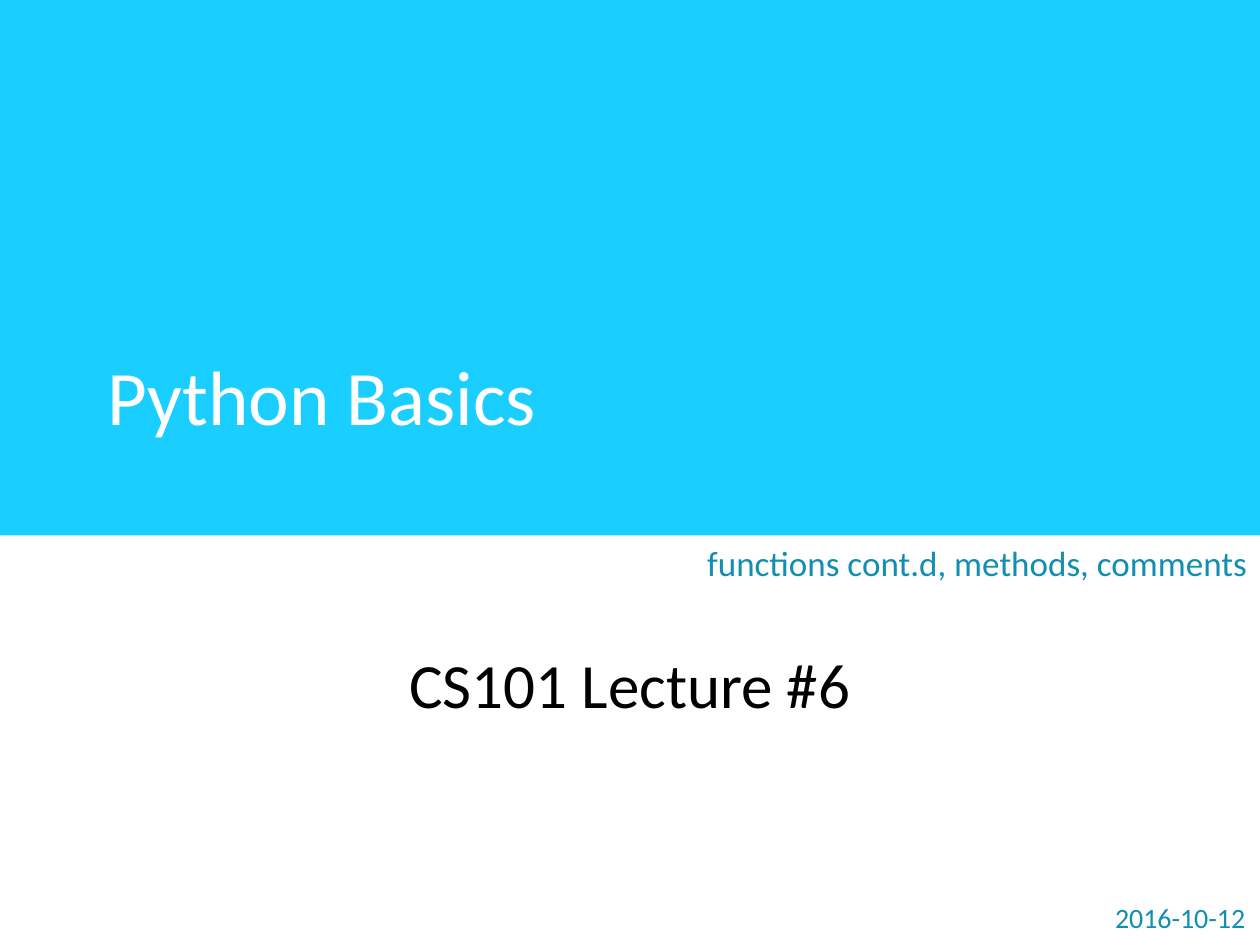
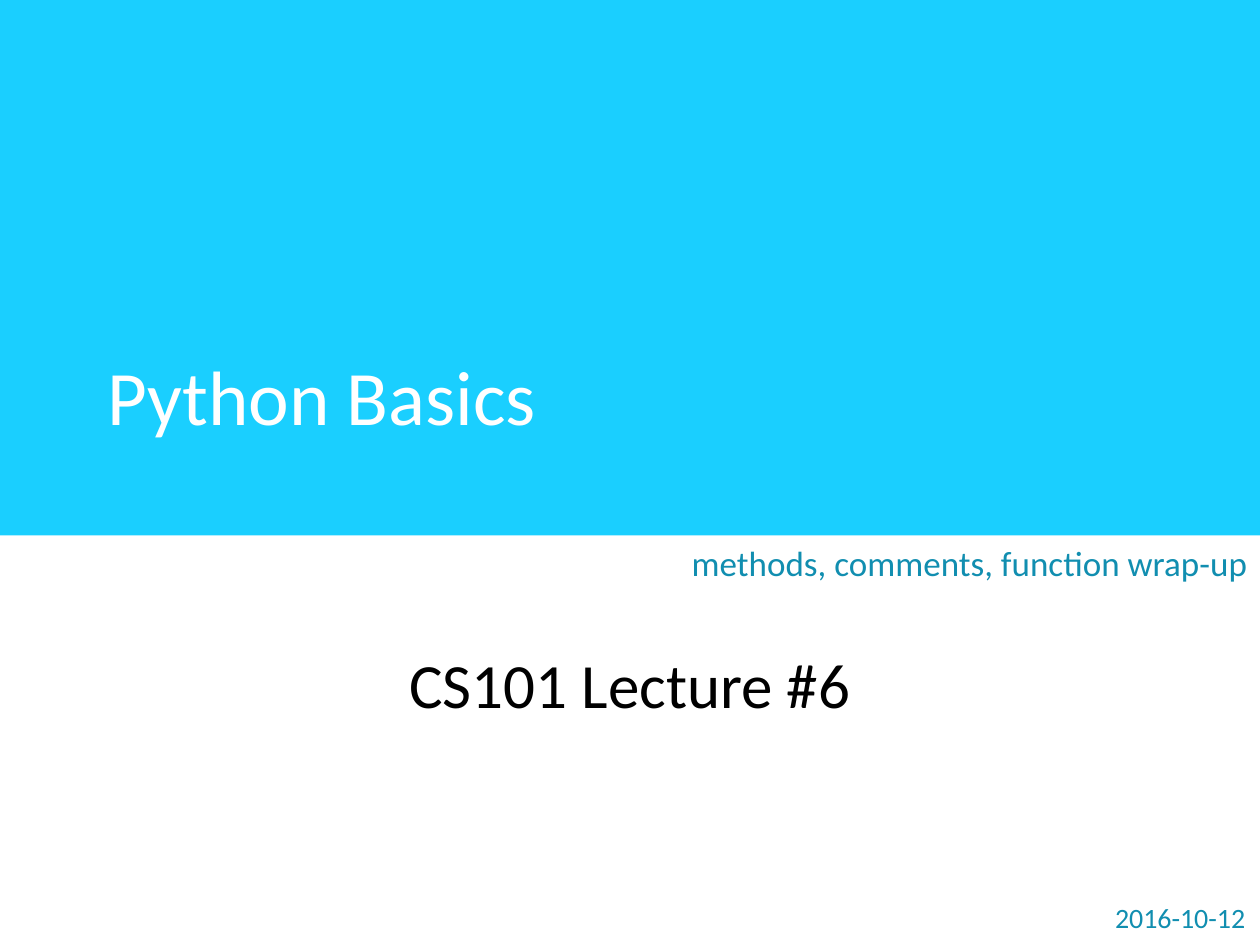
Before and after one commit to zichengliao/zuics101-fa17, a slide deck: slide 1 of lectures/lec06/lec06.pptx. Drawn at 1260x945 pixels with LibreOffice and Linux fonts; fonts in the diff are those of the drawing. Boxes give left, top, right and bottom in pixels: in the first picture for what was removed or moved away, otherwise in the second. Text is boxed around its words. In the diff, an @@ line names an element or a change of style, - is before the commit and + after.

```diff
--- a/lectures/lec06/lec06.pptx
+++ b/lectures/lec06/lec06.pptx
@@ subtitle at [692, 551, 1247, 582]: text changed @@
-functions cont.d, methods, comments
+methods, comments, function wrap-up
```
Also in this commit, not shown: 10 other slides changed, 1 slide added, 3 slides removed, 3 other files.
